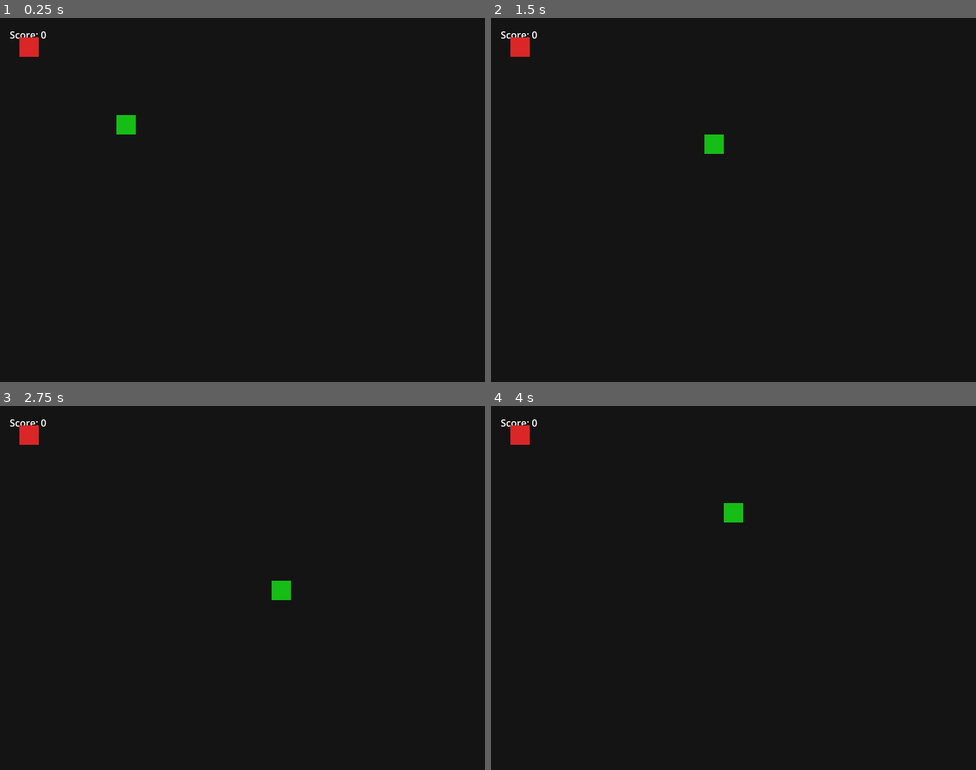
Above: before the commit, frames 1-4 (two rows, left to right).
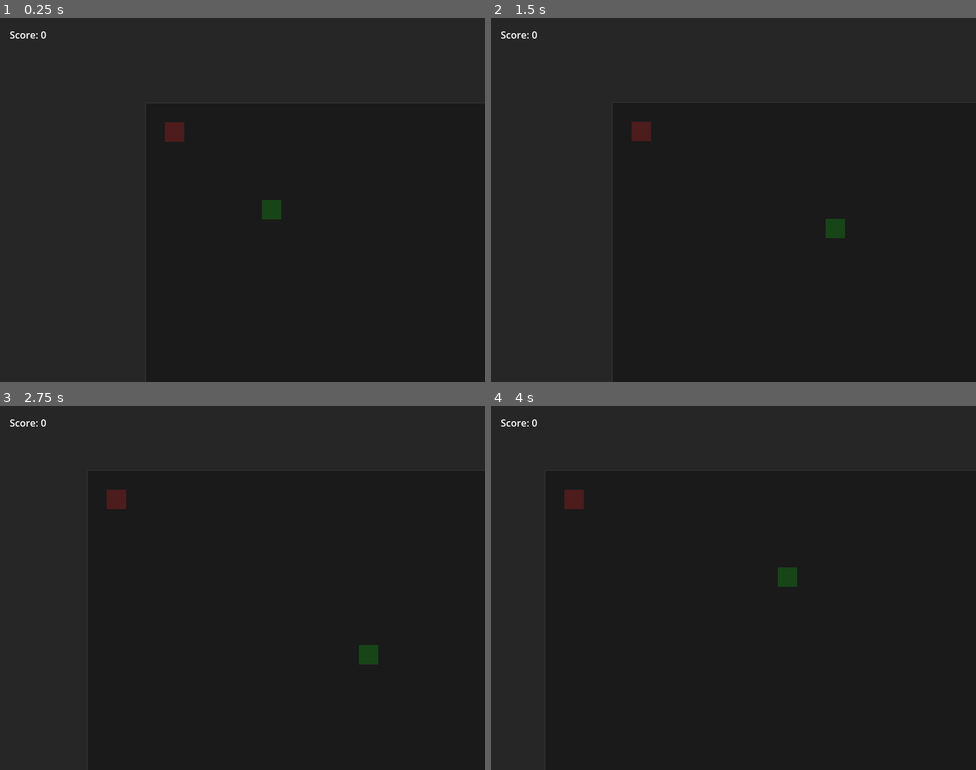
Above: after the commit, the same moments.

Repository: bluehexagons/snake2d
Game: Godot game, scene res://scenes/main/main.tscn
Same seed, same stepped clock (60 frames per second), same inputs: the game is played once before the commit and once after it.
Inputs:
- Up to frame 1 (0.25 s): no input
- Up to frame 2 (1.5 s): hold Right (right) 0.53-1.28 s; hold Down (down) from 1.28 s (still down)
- Up to frame 3 (2.75 s): release Down (down) at 2.03 s; hold Right (right) from 2.03 s (still down)
- Up to frame 4 (4 s): release Right (right) at 2.78 s; hold Up (up) 2.78-3.53 s; hold Left (left) from 3.53 s (still down)

The runs differ from the first frame. In frame 1, 1.3% of the frame differs, in the area x 4-100%, y 5-100%; in frame 2, 1.3%; in frame 3, 1.3%; in frame 4, 1.4%.

Commit message:
AI-assisted UI refactor

Diff:
--- a/project.godot
+++ b/project.godot
@@ -20,7 +20,12 @@
 window/size/viewport_width=800
 window/size/viewport_height=600
 window/stretch/mode="viewport"
-window/stretch/aspect="keep_aspect"
+window/stretch/aspect="expand"
+window/vsync/vsync_mode=2
+
+[gui]
+
+common/snap_controls_to_pixels=false
 
 [input]
 
@@ -62,4 +67,7 @@
 
 [rendering]
 
+textures/canvas_textures/default_texture_filter=0
 renderer/rendering_method="mobile"
+"#Disabletexturefilteringglobally[gui]common/snap_controls_to_pixels"=false
+"#Disabletexturefilteringforcrisppixels[gui]common/snap_controls_to_pixels"=false
--- a/scenes/main/main.gd
+++ b/scenes/main/main.gd
@@ -1,4 +1,4 @@
-extends Container
+extends Control
 
 const Snake = preload("res://scenes/snake/snake.tscn")
 const Food = preload("res://scenes/food/food.tscn")
@@ -17,6 +17,7 @@
 var game_over = false
 var score = 0
 var score_label: Label
+var camera: Camera2D
 
 func _ready():
 	get_tree().root.size_changed.connect(_on_window_resize)
@@ -24,11 +25,8 @@
 
 	game_world = $GameViewport/SubViewport/GameWorld
 
-	# Create score label with proper positioning
-	score_label = Label.new()
-	score_label.position = Vector2(16, 16)
-	score_label.text = "Score: 0"
-	game_world.add_child(score_label)
+	# Remove score label creation since it's now in the scene tree
+	score_label = $UILayer/ScoreLabel
 
 	snake = Snake.instantiate()
 	game_world.add_child(snake)
@@ -44,6 +42,9 @@
 	timer.wait_time = 0.2
 	timer.timeout.connect(_on_timer_timeout)
 	timer.start()
+
+	camera = $GameViewport/SubViewport/GameWorld/Camera2D
+	camera.position = snake.position
 
 func spawn_food():
 	if food:
@@ -87,7 +88,7 @@
 	else:
 		segment.position = tail_positions[0]
 
-	add_child(segment)
+	game_world.add_child(segment)  # Changed from add_child to game_world.add_child
 	tail_segments.append(segment)
 	spawn_food()
 
@@ -97,19 +98,19 @@
 
 func _on_game_over():
 	game_over = true
-	# Optional: Add visual feedback
 	snake.modulate = Color.RED
 
-	# Optional: Show game over message
-	var label = Label.new()
-	label.text = "Game Over!\nFinal Score: " + str(score) + "\nPress R to restart"
-	label.position = Vector2(GAME_WIDTH/2, GAME_HEIGHT/2)
-	label.horizontal_alignment = HORIZONTAL_ALIGNMENT_CENTER
-	label.vertical_alignment = VERTICAL_ALIGNMENT_CENTER
-	game_world.add_child(label)
+	# Update game over UI
+	$UILayer/GameOverContainer.visible = true
+	$UILayer/GameOverContainer/GameOverLabel.text = "Game Over!\nFinal Score: " + str(score) + "\nPress R to restart"
 
 func _process(_delta):
-	if game_over and Input.is_action_just_pressed("retry"):  # R key
+	if not game_over:
+		# Update camera position with smooth follow
+		var target = snake.position
+		camera.position = camera.position.lerp(target, 0.005)
+
+	if game_over and Input.is_action_just_pressed("retry"):
 		get_tree().reload_current_scene()
 
 func _on_timer_timeout():
@@ -124,6 +125,8 @@
 		spawn_food()
 
 func _on_window_resize():
-	var window_size = DisplayServer.window_get_size()
+	var viewport = $GameViewport/SubViewport
+	viewport.size = DisplayServer.window_get_size()
 	$GameViewport.custom_minimum_size = Vector2(GAME_WIDTH, GAME_HEIGHT)
-	$GameViewport.size = window_size
+	$GameViewport.size = viewport.size
+	$GameViewport/SubViewport.size = Vector2i(GAME_WIDTH, GAME_HEIGHT)
--- a/scenes/main/main.tscn
+++ b/scenes/main/main.tscn
@@ -2,25 +2,81 @@
 
 [ext_resource type="Script" path="res://scenes/main/main.gd" id="1_tyq8r"]
 
-[node name="Main" type="Container"]
+[node name="Main" type="Control"]
+layout_mode = 3
+anchors_preset = 15
+anchor_right = 1.0
+anchor_bottom = 1.0
+grow_horizontal = 2
+grow_vertical = 2
+size_flags_horizontal = 3
+size_flags_vertical = 3
 script = ExtResource("1_tyq8r")
 
 [node name="GameViewport" type="SubViewportContainer" parent="."]
-custom_minimum_size = Vector2(800, 600)
-layout_mode = 2
+layout_mode = 1
+anchors_preset = 15
+anchor_right = 1.0
+anchor_bottom = 1.0
+grow_horizontal = 2
+grow_vertical = 2
 stretch = true
 
 [node name="SubViewport" type="SubViewport" parent="GameViewport"]
 handle_input_locally = false
+canvas_item_default_texture_filter = 3
 size = Vector2i(800, 600)
 render_target_update_mode = 4
 
 [node name="GameWorld" type="Node2D" parent="GameViewport/SubViewport"]
 
-[node name="Background" type="ColorRect" parent="GameViewport/SubViewport/GameWorld"]
+[node name="PlayArea" type="Node2D" parent="GameViewport/SubViewport/GameWorld"]
+y_sort_enabled = true
+
+[node name="Grid" type="ColorRect" parent="GameViewport/SubViewport/GameWorld/PlayArea"]
 offset_right = 800.0
 offset_bottom = 600.0
-color = Color(0.0784314, 0.0784314, 0.0784314, 1)
+color = Color(0.12549, 0.12549, 0.12549, 1)
+
+[node name="Border" type="Line2D" parent="GameViewport/SubViewport/GameWorld/PlayArea"]
+points = PackedVector2Array(0, 0, 800, 0, 800, 600, 0, 600, 0, 0)
+width = 2.0
+default_color = Color(0.392157, 0.392157, 0.392157, 1)
 
 [node name="Camera2D" type="Camera2D" parent="GameViewport/SubViewport/GameWorld"]
 position = Vector2(400, 300)
+
+[node name="UIBackground" type="CanvasLayer" parent="."]
+layer = 0
+
+[node name="Background" type="ColorRect" parent="UIBackground"]
+anchors_preset = 15
+anchor_right = 1.0
+anchor_bottom = 1.0
+grow_horizontal = 2
+grow_vertical = 2
+color = Color(0.0941176, 0.0941176, 0.0941176, 0.72549)
+
+[node name="UILayer" type="CanvasLayer" parent="."]
+
+[node name="ScoreLabel" type="Label" parent="UILayer"]
+offset_left = 16.0
+offset_top = 16.0
+offset_right = 116.0
+offset_bottom = 42.0
+text = "Score: 0"
+
+[node name="GameOverContainer" type="CenterContainer" parent="UILayer"]
+visible = false
+anchors_preset = 15
+anchor_right = 1.0
+anchor_bottom = 1.0
+grow_horizontal = 2
+grow_vertical = 2
+
+[node name="GameOverLabel" type="Label" parent="UILayer/GameOverContainer"]
+layout_mode = 2
+text = "Game Over!
+Final Score: 0
+Press R to restart"
+horizontal_alignment = 1
